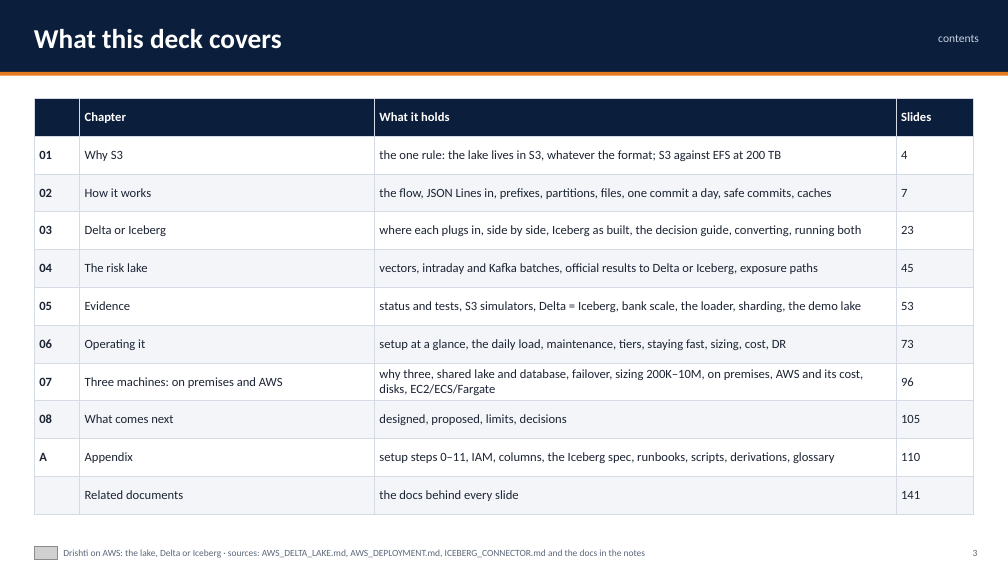
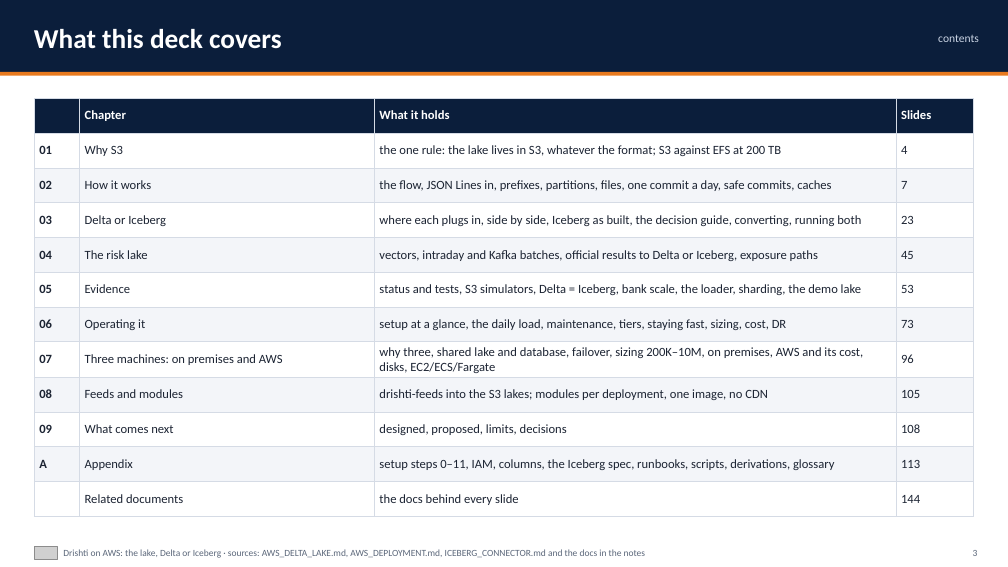
Before and after one commit to ajsinha/drishti, a slide deck: slide 3 of docs/publications/Drishti-on-AWS.pptx. Drawn at 1008x567 pixels with LibreOffice and Linux fonts; fonts in the diff are those of the drawing; grey boxes stand for pictures. Boxes give left, top, right and bottom in pixels: in the first picture for what was removed or moved away, otherwise in the second. Text is boxed around its words. In the diff, an @@ line names an element or a change of style, - is before the commit and + after.

```diff
--- a/docs/publications/Drishti-on-AWS.pptx
+++ b/docs/publications/Drishti-on-AWS.pptx
@@ table at (34, 98, 974, 516) @@
-row 9: 08 | What comes next | designed, proposed, limits, decisions | 105
-row 10: A | Appendix | setup steps 0–11, IAM, columns, the Iceberg spec, runbooks, scripts, derivations, glossary | 110
-row 11:  | Related documents | the docs behind every slide | 141
+row 9: 08 | Feeds and modules | drishti-feeds into the S3 lakes; modules per deployment, one image, no CDN | 105
+row 10: 09 | What comes next | designed, proposed, limits, decisions | 108
+row 11: A | Appendix | setup steps 0–11, IAM, columns, the Iceberg spec, runbooks, scripts, derivations, glossary | 113
+row 12:  | Related documents | the docs behind every slide | 144
```
Also in this commit, not shown: 50 other slides changed, 3 slides added, 3 other files.
